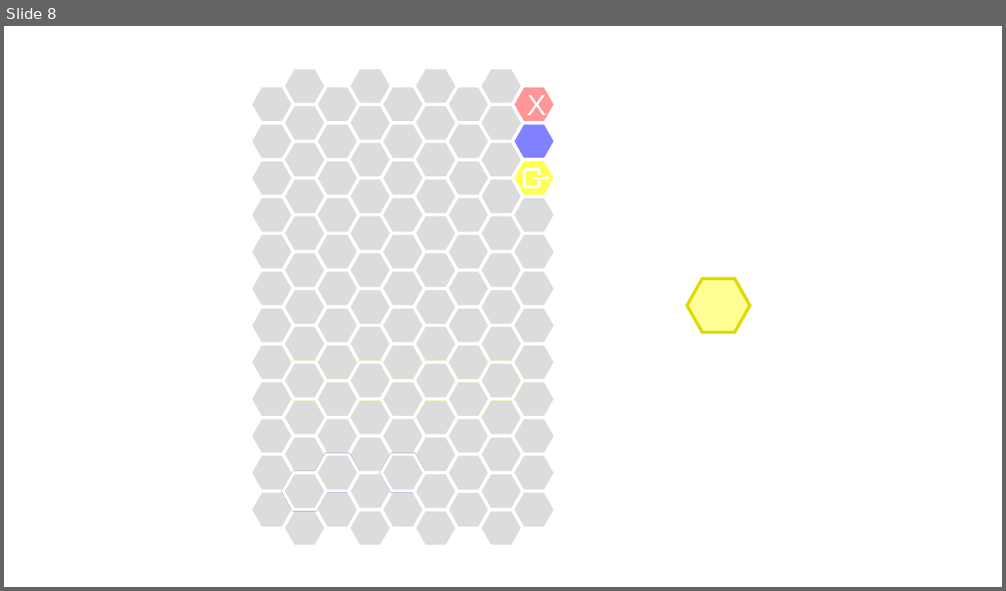
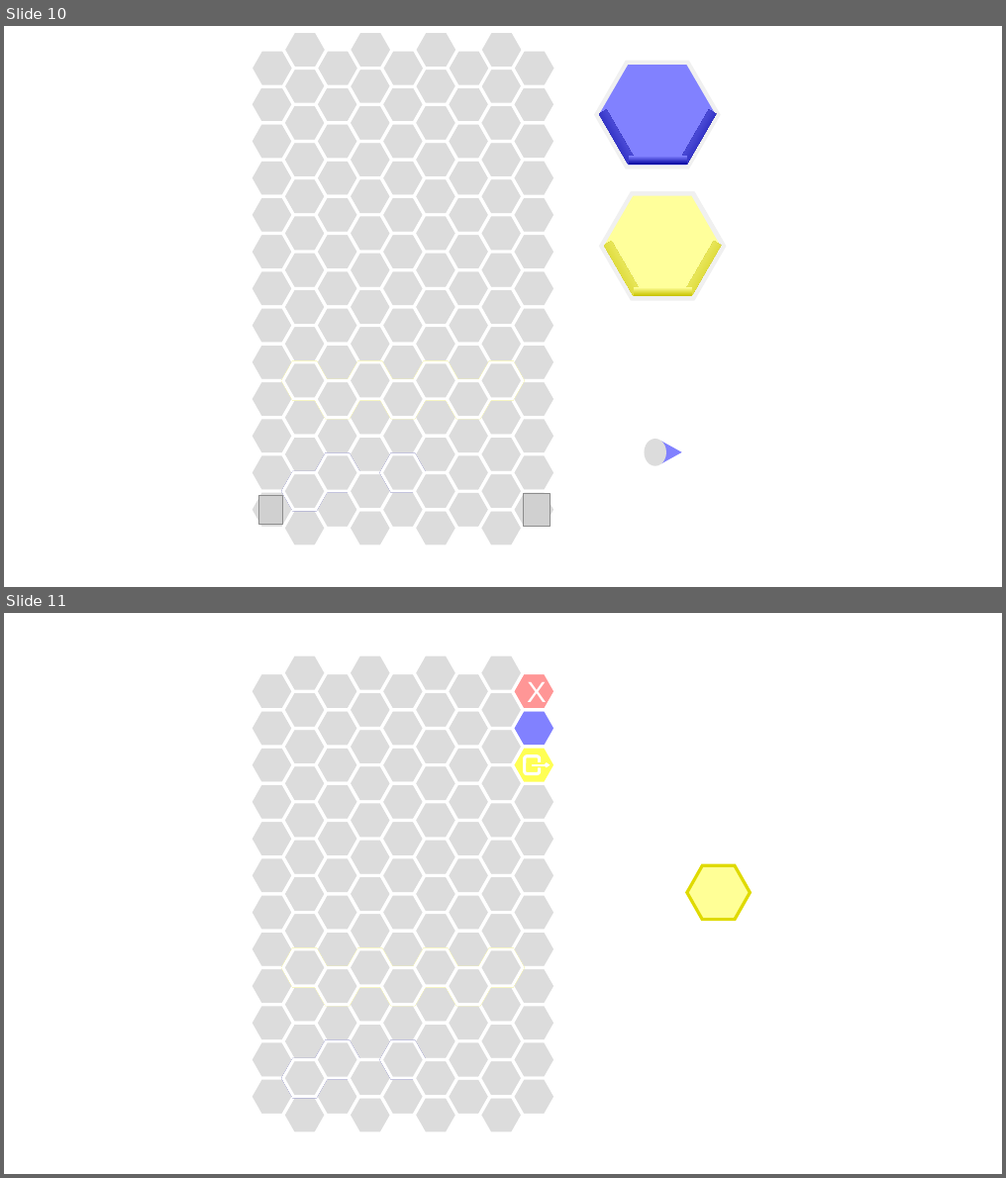
Before and after one commit to SNUGDC/Hextris, a slide deck: Hextris 아트 리소스.pptx. Shown one above the other, each under a label of ours: slide 8 before the commit, slides 10 and 11 after it. The pictures are 1006x591 and 1006x1178 pixels, drawn with LibreOffice and Linux fonts; fonts in the diff are those of the drawing; grey boxes stand for pictures. Boxes give left, top, right and bottom in pixels: in the first picture for what was removed or moved away, otherwise in the second. Text is boxed around its words. In the diff, an @@ line names an element or a change of style, - is before the commit and + after.

```diff
--- a/Hextris 아트 리소스.pptx
+++ b/Hextris 아트 리소스.pptx
@@ slide 10 added at [4,26,1002,587], background #FFFFFF @@
@@ group added at [597,63,719,168]: 3 rectangles, 1 hexagon @@
@@ group added at [601,193,724,298]: 6 rectangles, 2 hexagons @@
@@ ellipse added at [645,439,666,467], fill #DCDCDC @@
@@ triangle added at [661,441,682,465], fill #8181FF @@
@@ group added at [251,31,556,547]: 131 hexagons, 2 pictures @@
@@ what was slide 8 is now slide 11 @@
```
Also in this commit, not shown: 2 other slides added, 2 other files.
